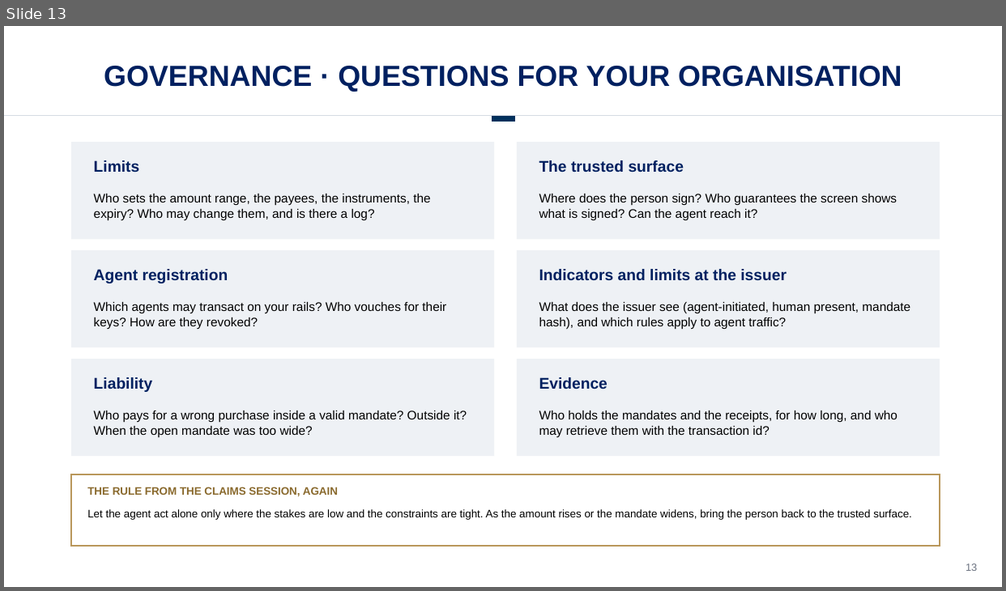
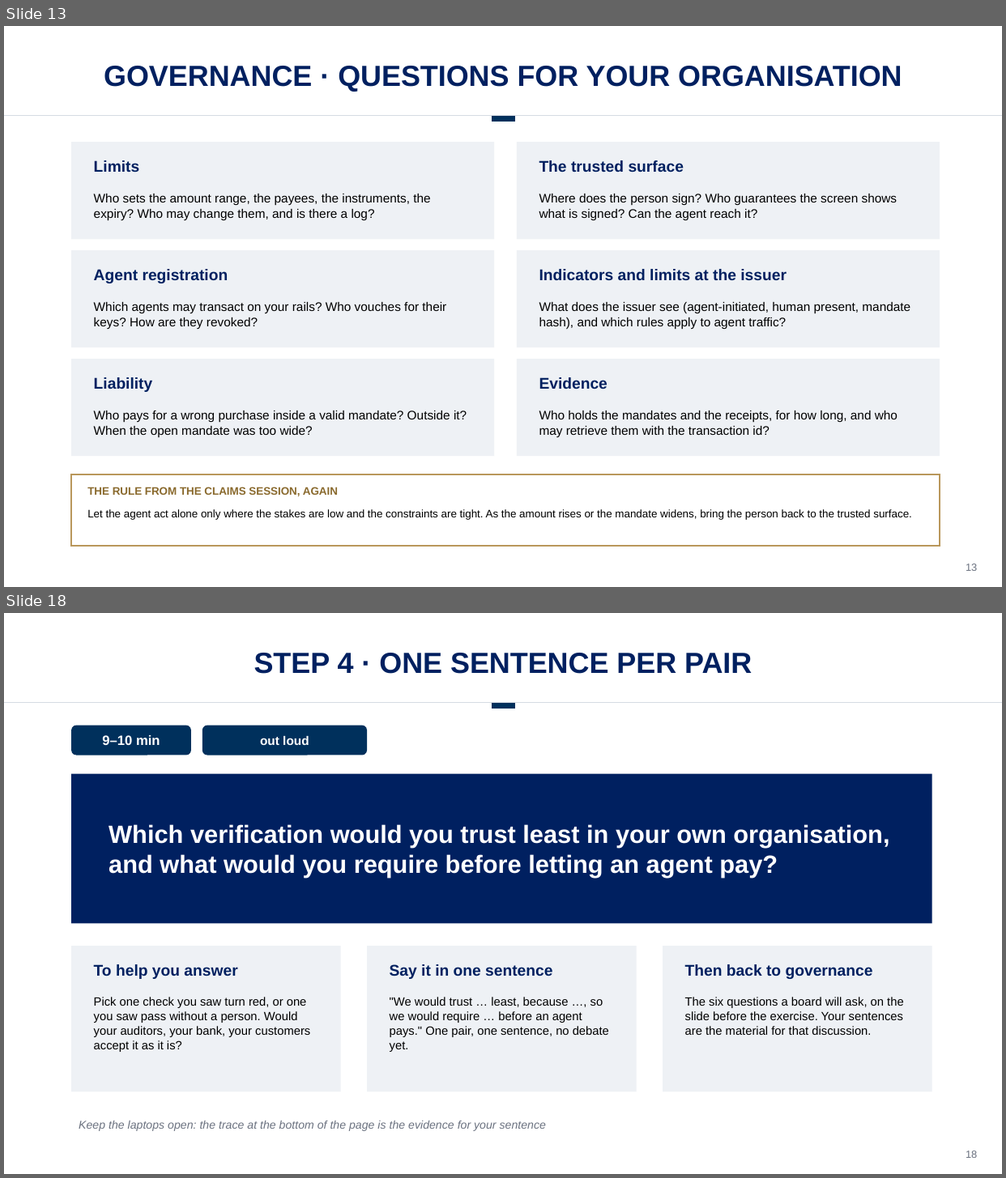
Before and after one commit to drestrepoa/Claudecode, a slide deck: slides/agentic-payments.pptx. Shown one above the other, each under a label of ours: slide 13 before the commit, slides 13 and 18 after it; the slides between them are not shown. The pictures are 1006x591 and 1006x1178 pixels, drawn with LibreOffice and Linux fonts; fonts in the diff are those of the drawing; background and template pictures are left out. Boxes give left, top, right and bottom in pixels: in the first picture for what was removed or moved away, otherwise in the second. Text is boxed around its words. In the diff, an @@ line names an element or a change of style, - is before the commit and + after.

```diff
--- a/slides/agentic-payments.pptx
+++ b/slides/agentic-payments.pptx
@@ slide 18 added at [4,613,1002,1174], background #FFFFFF @@
@@ text added at [254,653,752,674], 28 pt, text #002060, bold @@
+STEP 4 · ONE SENTENCE PER PAIR
@@ line added from (4, 703) to (1002, 703), #D5DBE2 0.75 pt @@
@@ line added from (492, 706) to (515, 706), #00305C 6 pt @@
@@ rounded rectangle added at [71,726,191,756], fill #00305C, 13 pt, text #FFFFFF, bold @@
+9–10 min
@@ rounded rectangle added at [202,726,367,756], fill #00305C, 12 pt, text #FFFFFF, bold @@
+out loud
@@ rectangle added at [71,774,932,924], fill #002060 @@
@@ text added at [108,824,889,878], 24 pt, text #FFFFFF, bold @@
+Which verification would you trust least in your own organisation, and what would you require before letting an agent pay?
@@ rectangle added at [71,946,341,1093], fill #EEF1F5 @@
@@ rectangle added at [367,946,637,1093], fill #EEF1F5 @@
@@ rectangle added at [663,946,932,1093], fill #EEF1F5 @@
@@ text added at [94,965,237,979], 15 pt, text #002060, bold @@
+To help you answer
@@ text added at [390,965,552,979], 15 pt, text #002060, bold @@
+Say it in one sentence
@@ text added at [685,965,873,979], 15 pt, text #002060, bold @@
+Then back to governance
@@ text added at [94,997,310,1052], 11.5 pt, text #000000 @@
+Pick one check you saw turn red, or one you saw pass without a person. Would your auditors, your bank, your customers accept it as it is?
@@ text added at [390,997,609,1052], 11.5 pt, text #000000 @@
+"We would trust … least, because …, so we would require … before an agent pays." One pair, one sentence, no debate yet.
@@ text added at [685,997,904,1035], 11.5 pt, text #000000 @@
+The six questions a board will ask, on the slide before the exercise. Your sentences are the material for that discussion.
@@ text added at [79,1121,546,1131], 11 pt, text #6B7280, italic @@
+Keep the laptops open: the trace at the bottom of the page is the evidence for your sentence
@@ text added at [965,1151,977,1158], 10 pt, text #6B7280 @@
+18
```
Also in this commit, not shown: 2 slides changed, 3 other slides added, 4 other files.
